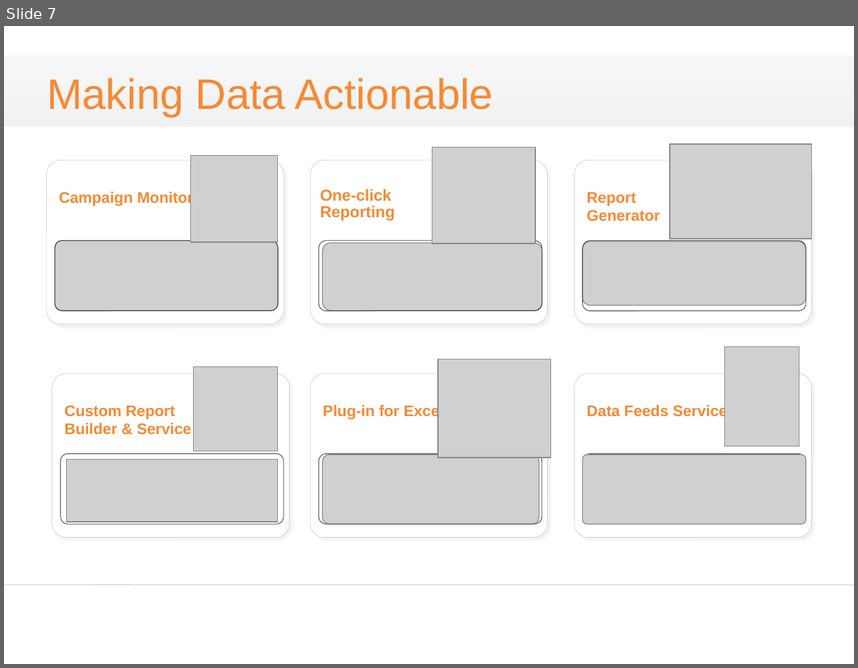
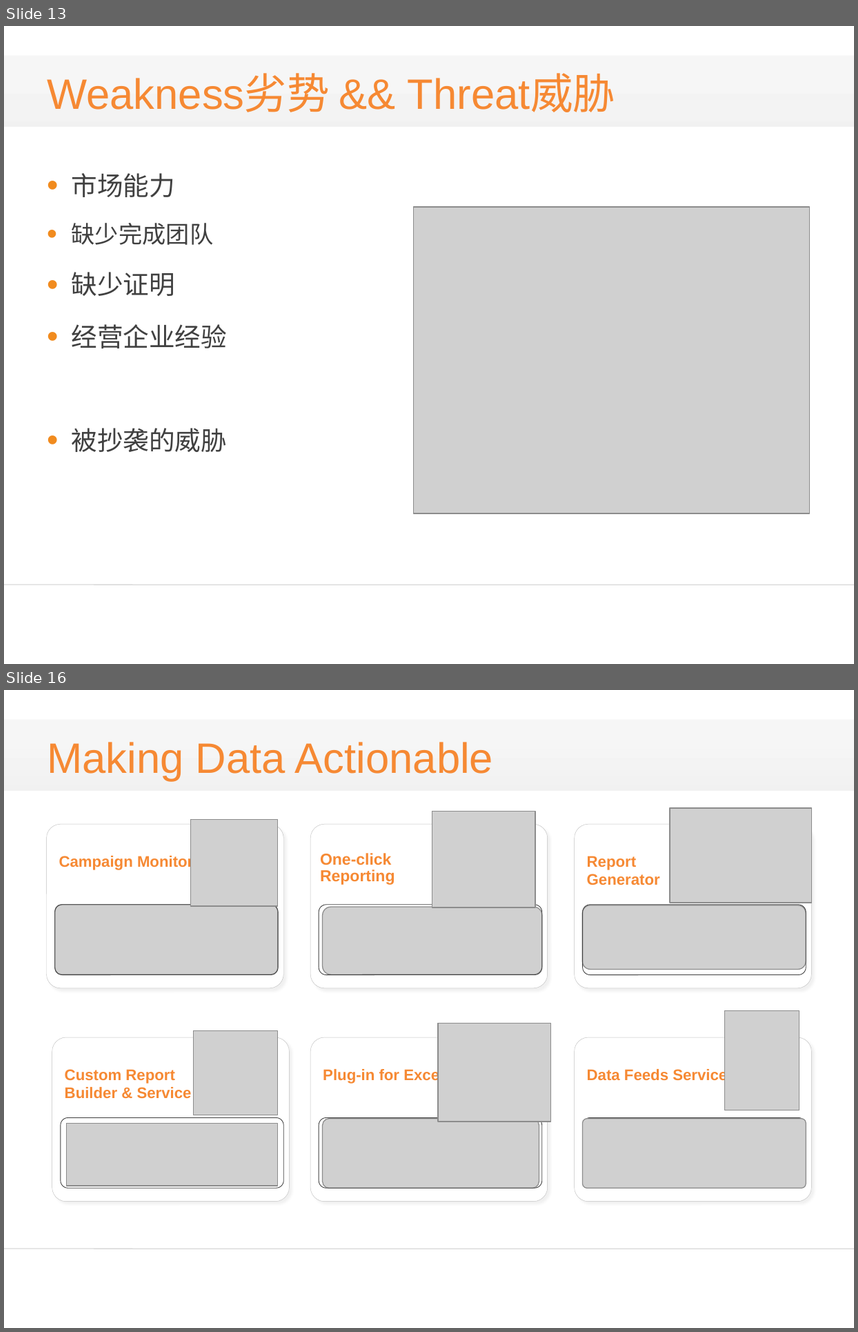
Before and after one commit to alucard263096/BP, a slide deck: bp3.pptx. Shown one above the other, each under a label of ours: slide 7 before the commit, slides 13 and 16 after it; the slides between them are not shown. The pictures are 858x668 and 858x1332 pixels, drawn with LibreOffice and Linux fonts; fonts in the diff are those of the drawing; grey boxes stand for pictures; background and template pictures are left out. Boxes give left, top, right and bottom in pixels: in the first picture for what was removed or moved away, otherwise in the second. Text is boxed around its words. In the diff, an @@ line names an element or a change of style, - is before the commit and + after.

```diff
--- a/bp3.pptx
+++ b/bp3.pptx
@@ slide 13 added at bbox=[4, 26, 854, 664], background #FFFFFF; not listed: 1 template element that a slide beside it also shows @@
@@ rectangle added at bbox=[4, 56, 854, 126], fill gradient #141414 @@
@@ title added at bbox=[47, 75, 615, 112], 36 pt, text #F68933 @@
+Weakness劣势 && Threat威胁
@@ text added at bbox=[72, 173, 228, 452], 22 pt, text #404040 @@
+• 市场能力
+• 缺少完成团队
+• 缺少证明
+• 经营企业经验
+• 被抄袭的威胁
@@ picture added at bbox=[414, 207, 810, 513] @@
@@ what was slide 7 is now slide 16 @@
```
Also in this commit, not shown: 12 slides changed, 9 other slides added, 2 slides removed.
